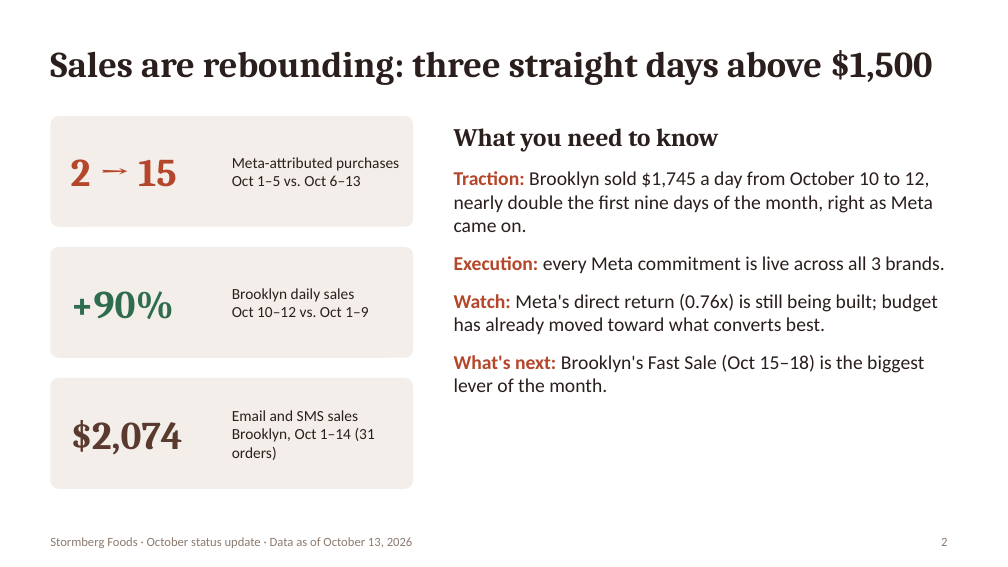
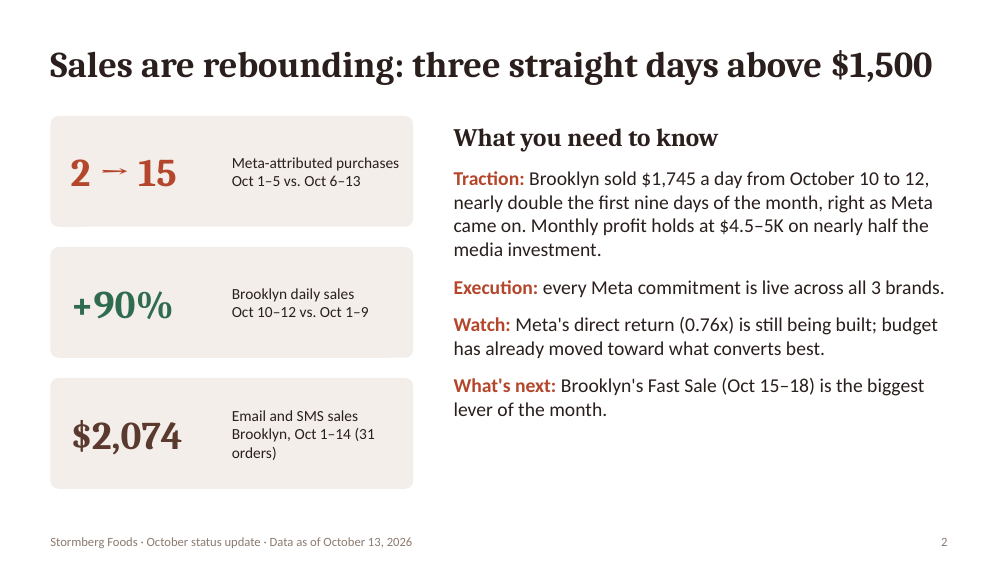
Before and after one commit to YamiCRebold/Stormberg2026, a slide deck: slide 2 of status_ceo/Stormberg_Status_CEO_Oct2026_EN.pptx. Drawn at 1008x567 pixels with LibreOffice and Linux fonts; fonts in the diff are those of the drawing. Boxes give left, top, right and bottom in pixels: in the first picture for what was removed or moved away, otherwise in the second. Text is boxed around its words. In the diff, an @@ line names an element or a change of style, - is before the commit and + after.

```diff
--- a/status_ceo/Stormberg_Status_CEO_Oct2026_EN.pptx
+++ b/status_ceo/Stormberg_Status_CEO_Oct2026_EN.pptx
@@ text at <box>454,171,933,256</box>: text changed @@
-• Traction: Brooklyn sold $1,745 a day from October 10 to 12, nearly double the first nine days of the month, right as Meta came on.
+• Traction: Brooklyn sold $1,745 a day from October 10 to 12, nearly double the first nine days of the month, right as Meta came on. Monthly profit holds at $4.5–5K on nearly half the media investment.
```
Also in this commit, not shown: 1 other slide changed, 1 other file.
